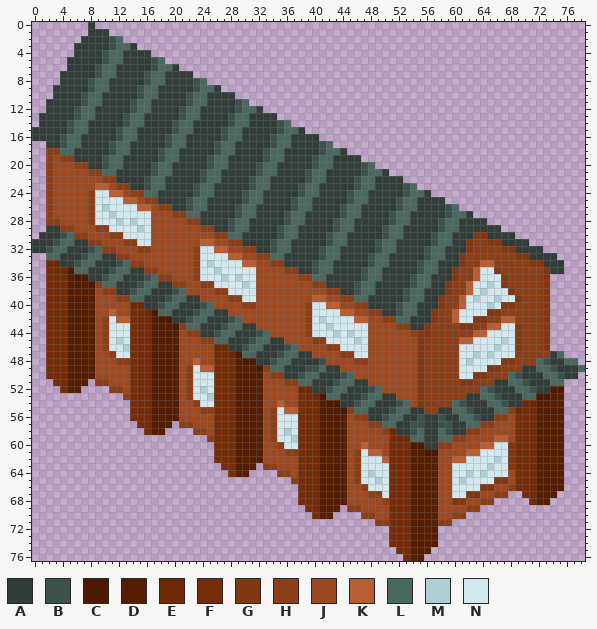
One commit to this pixel-art file: assets/aseprite/stations.aseprite. The picture above is the old version.
79x77 pixels, 1 frame. Colours within 5 levels of each other are drawn and written as one.
Palette (. is transparent): A #323c39  B #3c514b  C #4b1a00  D #551e01  E #6e2905  F #742d08  G #803712  H #8b3f18  J #9c4820  K #b95e33  L #4a685f  M #aeced6  N #d2e8ee
Now the later version:
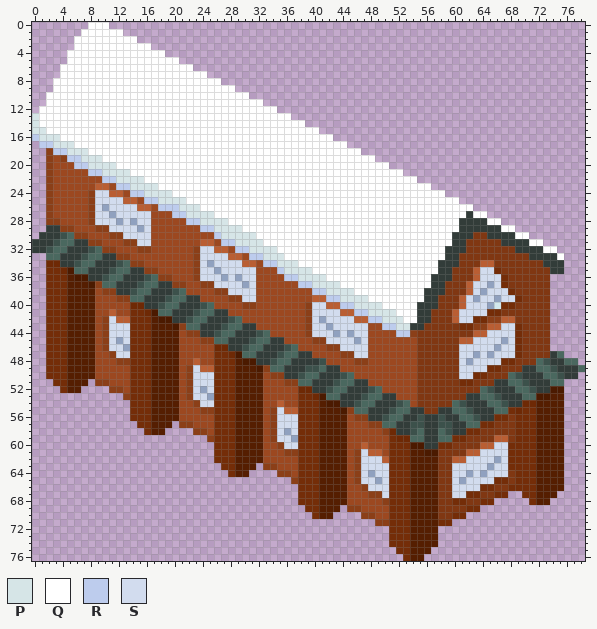
Colours new in this view: P #d6e5e7  Q #ffffff  R #bdcced  S #d2dcee
Commit message: added happy/sad santa, updated train station with snow
Change:
layer "snow" added
colour M: #aeced6 -> #90a1bf
Changed rows in their new state; - is a pixel that keeps its letter.
Layers "snow", "new station":
first column x 0:
 0 --------QQQ-----------------------------------------------------------------
 1 -------QQQQQQ---------------------------------------------------------------
 2 ------QQQQQQQQQ-------------------------------------------------------------
 3 ------QQQQQQQQQQQ-----------------------------------------------------------
 4 -----QQQQQQQQQQQQQQ---------------------------------------------------------
 5 -----QQQQQQQQQQQQQQQQ-------------------------------------------------------
 6 ----QQQQQQQQQQQQQQQQQQQ-----------------------------------------------------
 7 ----QQQQQQQQQQQQQQQQQQQQQ---------------------------------------------------
 8 ---QQQQQQQQQQQQQQQQQQQQQQQQ-------------------------------------------------
 9 ---QQQQQQQQQQQQQQQQQQQQQQQQQQ-----------------------------------------------
10 --QQQQQQQQQQQQQQQQQQQQQQQQQQQQQ---------------------------------------------
11 --QQQQQQQQQQQQQQQQQQQQQQQQQQQQQQQ-------------------------------------------
12 -QQQQQQQQQQQQQQQQQQQQQQQQQQQQQQQQQQ-----------------------------------------
13 PQQQQQQQQQQQQQQQQQQQQQQQQQQQQQQQQQQQQ---------------------------------------
14 PQQQQQQQQQQQQQQQQQQQQQQQQQQQQQQQQQQQQQQ-------------------------------------
15 PPQQQQQQQQQQQQQQQQQQQQQQQQQQQQQQQQQQQQQQQ-----------------------------------
16 RPPPQQQQQQQQQQQQQQQQQQQQQQQQQQQQQQQQQQQQQQQ---------------------------------
17 -RRPPPQQQQQQQQQQQQQQQQQQQQQQQQQQQQQQQQQQQQQQQ-------------------------------
18 ---RRPPPQQQQQQQQQQQQQQQQQQQQQQQQQQQQQQQQQQQQQQQ-----------------------------
19 -----RRPPPQQQQQQQQQQQQQQQQQQQQQQQQQQQQQQQQQQQQQQQ---------------------------
20 ------RRPPPPQQQQQQQQQQQQQQQQQQQQQQQQQQQQQQQQQQQQQQQ-------------------------
21 --------RRPPPPQQQQQQQQQQQQQQQQQQQQQQQQQQQQQQQQQQQQQQQ-----------------------
22 ----------RRPPPPQQQQQQQQQQQQQQQQQQQQQQQQQQQQQQQQQQQQQQQ---------------------
23 ------------RRPPPPQQQQQQQQQQQQQQQQQQQQQQQQQQQQQQQQQQQQQQQ-------------------
24 ---------SS---RRPPPPQQQQQQQQQQQQQQQQQQQQQQQQQQQQQQQQQQQQQQQ-----------------
25 ---------SSSS---RRPPPPQQQQQQQQQQQQQQQQQQQQQQQQQQQQQQQQQQQQQQQ---------------
26 ---------S-SSSS---RRRPPPQQQQQQQQQQQQQQQQQQQQQQQQQQQQQQQQQQQQQQQ-------------
27 ---------SS-SSSSS---RRPPPPQQQQQQQQQQQQQQQQQQQQQQQQQQQQQQQQQQQQ-QQ-----------
28 ---------SSS-S-SS-----RRPPPPQQQQQQQQQQQQQQQQQQQQQQQQQQQQQQQQQ----QQ---------
29 -----------SSSS-S-------RRPPPPQQQQQQQQQQQQQQQQQQQQQQQQQQQQQQQ------QQ-------
30 -------------SSSS---------RPPPPPQQQQQQQQQQQQQQQQQQQQQQQQQQQQ---------QQ-----
31 ---------------SS----------RRPPPPQQQQQQQQQQQQQQQQQQQQQQQQQQQ---GG------QQ---
32 ------------------------SS---RRPPPPQQQQQQQQQQQQQQQQQQQQQQQQ----GGGG------QQ-
33 ------------------------SSSS---RRPPPQQQQQQQQQQQQQQQQQQQQQQQ---GGGGGGG------Q
34 ------------------------S-SSSS---RRPPPQQQQQQQQQQQQQQQQQQQQ----GG--GGGGG-----
35 ------------------------SS-SSSSS---RPPPPQQQQQQQQQQQQQQQQQQ---GG-SSFGGGGGG---
36 ------------------------SSS-S-SS----RRPPPPQQQQQQQQQQQQQQQ----GG-SSSFGGGGG---
37 --------------------------SSSS-S------RRPPPPQQQQQQQQQQQQQ---GG-SS-SFGGGGG---
38 ----------------------------SSSS--------RRPPPPQQQQQQQQQQ----GG-S-SSSFGGGG---
39 ------------------------------SS----------RRPPPPQQQQQQQQ---GG-S-SS-SSFGGG---
40 ----------------------------------------SS--RRPPPPQQQQQ----GG-SSS--FFGGGG---
41 ----------------------------------------SSSS--RRPPPPQQQ---GG-SSSSFFGGGGGG---
42 -----------S----------------------------S-SSSS--RRPPPQQ---GG-SSFF----GGGG---
43 -----------SSS--------------------------SS-SSSSS--RRPP---GGGGFF----SSFGGG---
44 -----------SSS--------------------------SSS-S-SS----RR---GGGGGG--SSSSFGGG---
45 -----------S-S----------------------------SSSS-S--------GGGGG--SSSS-SFGGG---
46 -----------SS-------------------------------SSSS--------GGGGGSSSSS-SSFGGG---
47 ------------SS--------------------------------SS--------GGGGGSS-S-SSSFGGGG--
48 --------------------------------------------------------GGGGGS-SSSSFFGGG----
49 -----------------------S--------------------------------GGGGGSSSSFFGGG------
50 -----------------------SSS------------------------------GGGGGSSFFGGG--------
51 -----------------------SSS------------------------------GGGGGFFGGG----------
52 -----------------------S-S------------------------------GGGGGGGG------------
53 -----------------------SS-------------------------------GGGGGG--------------
54 ------------------------SS------------------------------GGGG----------------
55 -----------------------------------S--------------------GG----------F-------
56 -----------------------------------SSS----------------------------FFG-------
57 -----------------------------------SSS--------------------------FFGGG-------
58 -----------------------------------S-S------------------------FFGGGGG-------
59 -----------------------------------SS-----------------------FFGGGG--G-------
60 ------------------------------------SS--------------------FFGGGG--SSF-------
61 -----------------------------------------------S----------GGGG--SSSSF-------
62 -----------------------------------------------SSS--------GG--SSSS-SF-------
63 -----------------------------------------------SSSS-------GGSSSSS-SSF-------
64 -----------------------------------------------S-SS-------GGSS-S-SSSG-------
65 -----------------------------------------------SS-S-------GGS-SSSSFFG-------
66 ------------------------------------------------SSS-------GGSSSSFFGGF-------
67 --------------------------------------------------S-------GGSSFFGGFF--------
68 ----------------------------------------------------------GGFFGGFF----------
69 ----------------------------------------------------------GGGGFF------------
70 ----------------------------------------------------------GGFF--------------
71 ----------------------------------------------------------FF----------------
